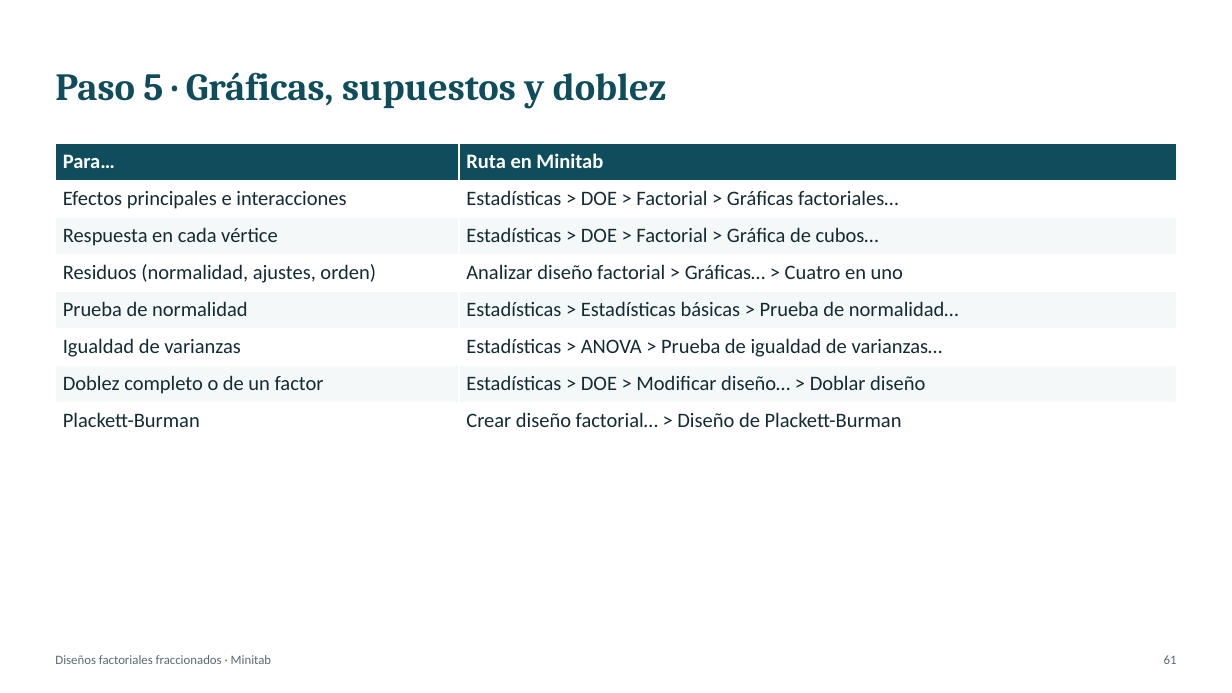
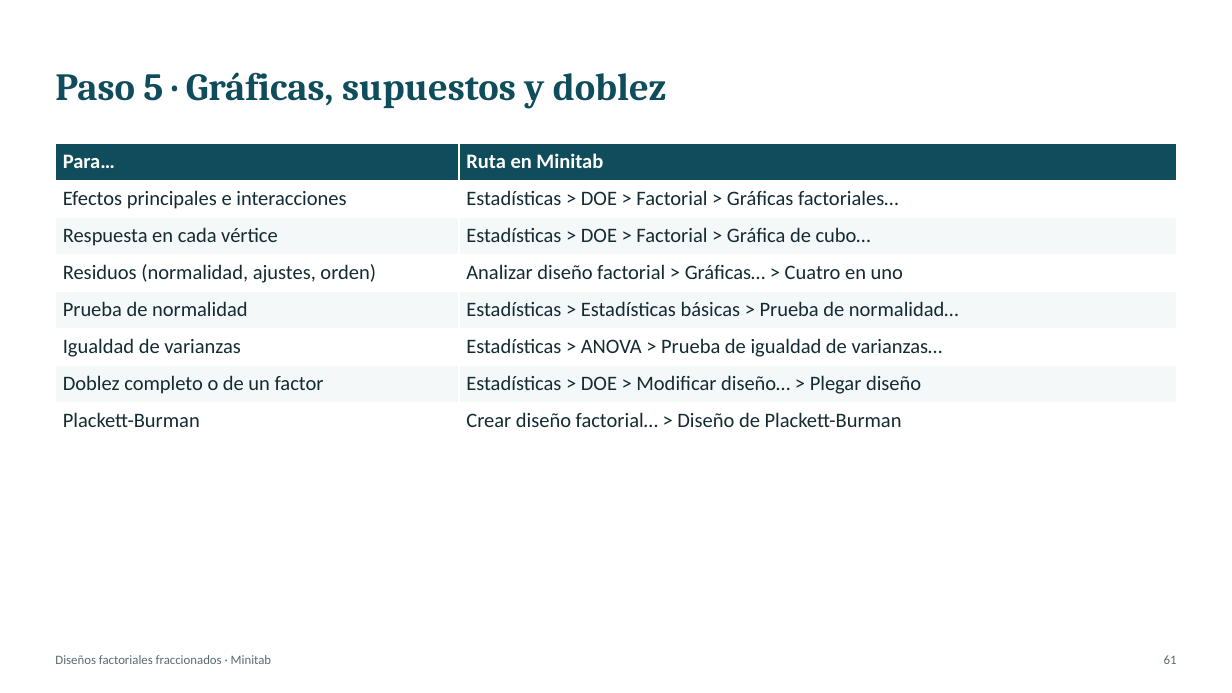
Before and after one commit to Juanes2001/diseno-de-experimentos, a slide deck: slide 61 of exposicion-tema-06/Tema6_Factoriales_Fraccionados.pptx. Drawn at 1232x693 pixels with LibreOffice and Linux fonts; fonts in the diff are those of the drawing. Boxes give left, top, right and bottom in pixels: in the first picture for what was removed or moved away, otherwise in the second. Text is boxed around its words. In the diff, an @@ line names an element or a change of style, - is before the commit and + after.

```diff
--- a/exposicion-tema-06/Tema6_Factoriales_Fraccionados.pptx
+++ b/exposicion-tema-06/Tema6_Factoriales_Fraccionados.pptx
@@ table at (x1=55, y1=143, x2=1177, y2=440) @@
-row 3, column 2: Estadísticas > DOE > Factorial > Gráfica de cubos…
+row 3, column 2: Estadísticas > DOE > Factorial > Gráfica de cubo…
-row 7, column 2: Estadísticas > DOE > Modificar diseño… > Doblar diseño
+row 7, column 2: Estadísticas > DOE > Modificar diseño… > Plegar diseño
```
Also in this commit, not shown: 25 other slides changed, 3 other files.
